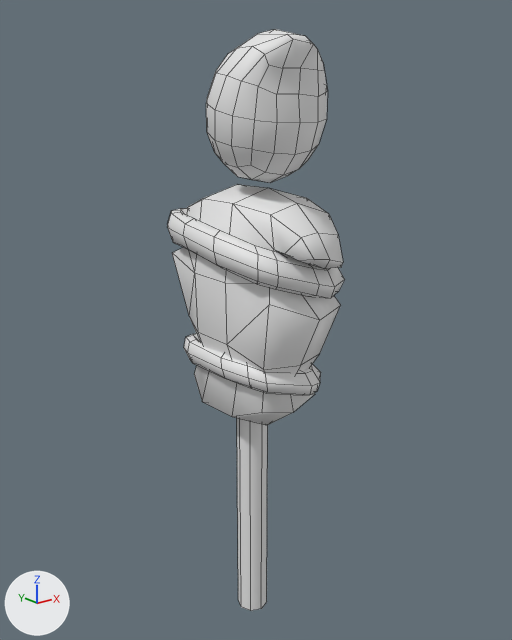
One commit to the Blender file Dirty/Models/NPCs/Dummy.blend: the scene before it, then after it.
The view is the same before and after, from a 50 mm camera at (-2.8, -3.54, 3.65) aimed at (0.06, 0.03, 2.22). Lighting does not change. The marker at lower left points along +X, +Y and +Z. Mesh edges are drawn as thin lines.
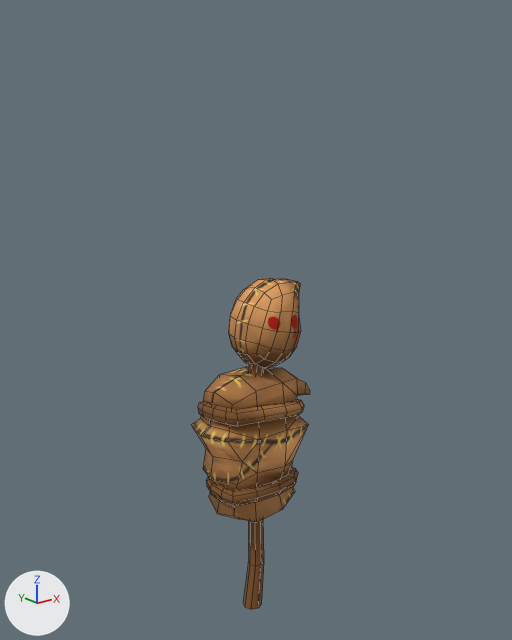
The edits, one by one:
Picture 'DummyAlbedo' (img_dummyalbedo) is new.
Material 'Dummy' (mat_dummy) is new.
Its texture is img_dummyalbedo (with its transparency).
Its roughness is 1.0.
me_cylinder is used by ob_cylinder; location (0.0, 0.0, 0.0).
me_cylinder had 16 vertices, 10 faces and spanned x -0.11..0.11, y -0.11..0.11, z 0.01..1.83.
me_cylinder now has 414 vertices, 403 faces and spans x -0.43..0.48, y -0.27..0.3, z -0.01..2.51.
me_cylinder part 1: 16 vertices removed from x -0.11..0.11, y -0.11..0.11, z 0.01..1.83; 414 vertices added at x -0.43..0.48, y -0.27..0.3, z -0.01..2.51.
me_cylinder now uses material mat_dummy (picture img_dummyalbedo).
Object 'Cube' (ob_cube) is deleted.
Object 'Cube.001' (ob_cube_001) is deleted.
Object 'Torus' (ob_torus) is deleted.
Object 'Torus.001' (ob_torus_001) is deleted.

Location of each change, [x1, y1, x2, y2] in pixels of the pictures (512 x 640 px):
'Cube', deleted: before [172, 185, 343, 425]
'Cylinder', reshaped: before [237, 418, 268, 611]; after [192, 278, 310, 609]
'Cube.001', deleted: before [206, 29, 328, 183]
'Torus', deleted: before [167, 208, 345, 298]
'Torus.001', deleted: before [184, 333, 321, 395]
